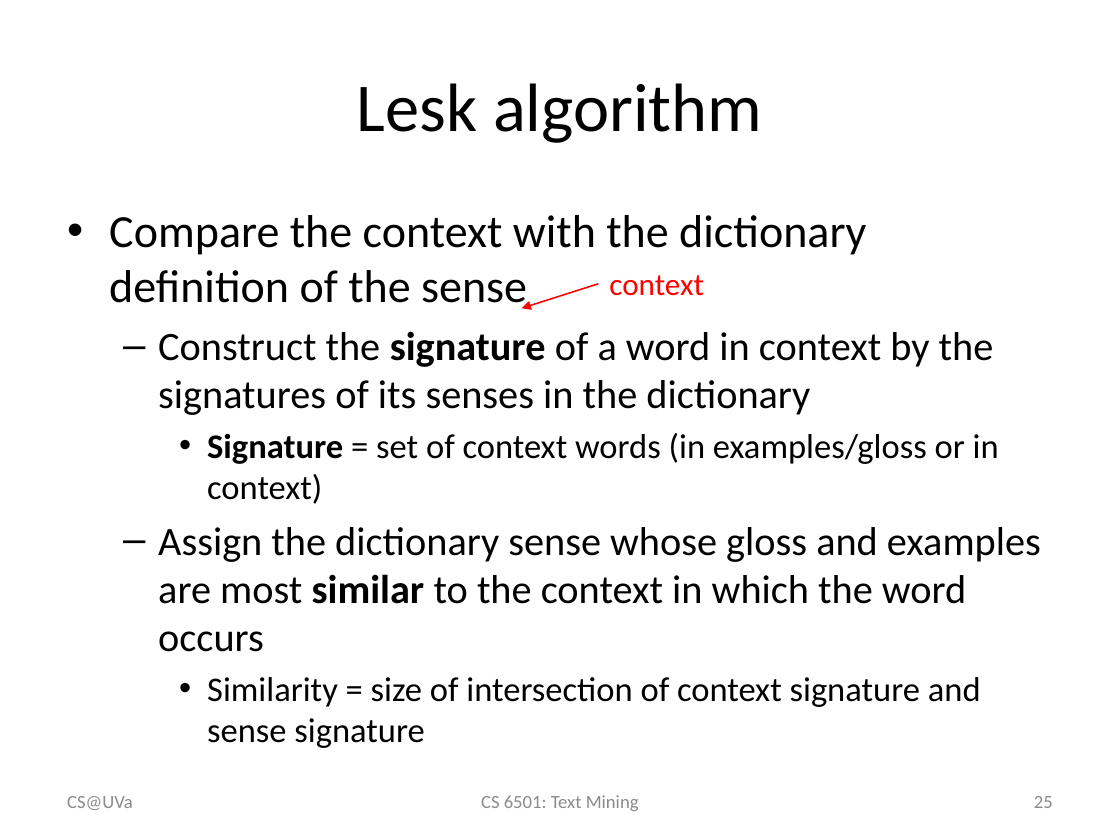
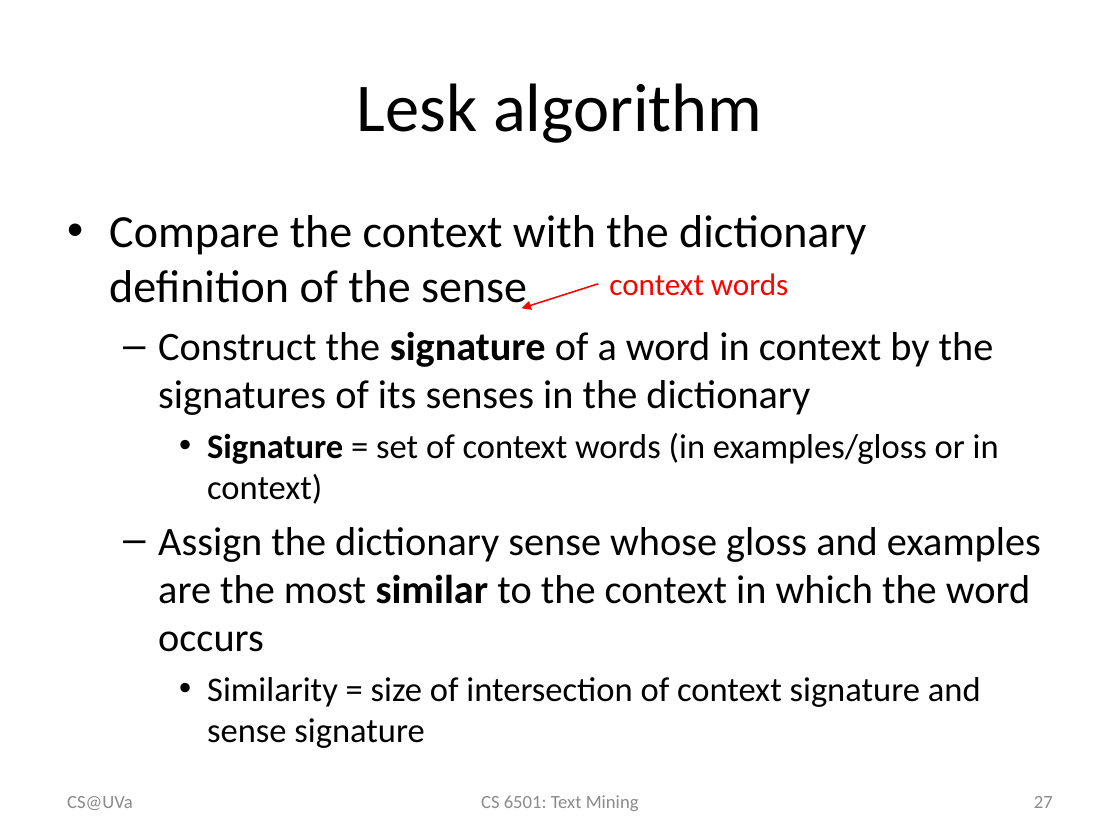
Before and after one commit to wang296/CS6501-Text-Mining, a slide deck: slide 27 of docs/LexicalSemanticsWordSenses.pptx (slide 25 before the commit). Drawn at 1120x840 pixels with LibreOffice and Linux fonts; fonts in the diff are those of the drawing. Boxes give left, top, right and bottom in pixels: in the first picture for what was removed or moved away, otherwise in the second. Text is boxed around its words. In the diff, an @@ line names an element or a change of style, - is before the commit and + after.

```diff
--- a/docs/LexicalSemanticsWordSenses.pptx
+++ b/docs/LexicalSemanticsWordSenses.pptx
@@ text at [609, 273, 788, 296]: text changed @@
-context
+context words
@@ text at [158, 527, 1041, 652]: text changed @@
-  – Assign the dictionary sense whose gloss and examples are most similar to the context in which the word occurs
+  – Assign the dictionary sense whose gloss and examples are the most similar to the context in which the word occurs
@@ page number at [1034, 796, 1053, 808]: text changed @@
-25
+27
```
Also in this commit, not shown: 2 other slides changed, 2 slides added, 6 other files.
